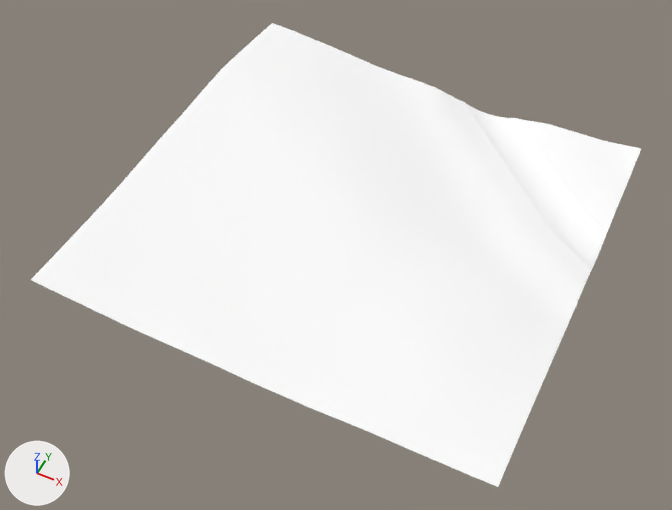
The glTF model games/yorimichi/assets/belmonte/meshes/SM_BM_BT_Terrain_0_2.glb: old version first, new version second.
The view is the same before and after, from a camera (50 mm lens) standing at (-744.0, -297.0, 384.0) and looking at (-901.0, 17.0, -8.0). Every picture has the same lights, and +X, +Y and +Z are marked at lower left. The first picture is the older version.

The scene before the commit, as lines of its bpy script (objects in view):
```python
me_sm_bt_terrain_0_2 = bpy.data.meshes.new('SM_BT_Terrain_0_2')
me_sm_bt_terrain_0_2.from_pydata(...)  # 1546 vertices, 2970 faces; spans x -1024.0..-768.0, y -88.0..168.0, z -6.0..22.0
me_sm_bt_terrain_0_2.materials.append(mat_bm_000_m_terrain_002)
ob_sm_bm_bt_terrain_0_2 = bpy.data.objects.new('SM_BM_BT_Terrain_0_2', me_sm_bt_terrain_0_2)
ob_sm_bm_bt_terrain_0_2.location = (0.0, 0.0, 0.0)
```
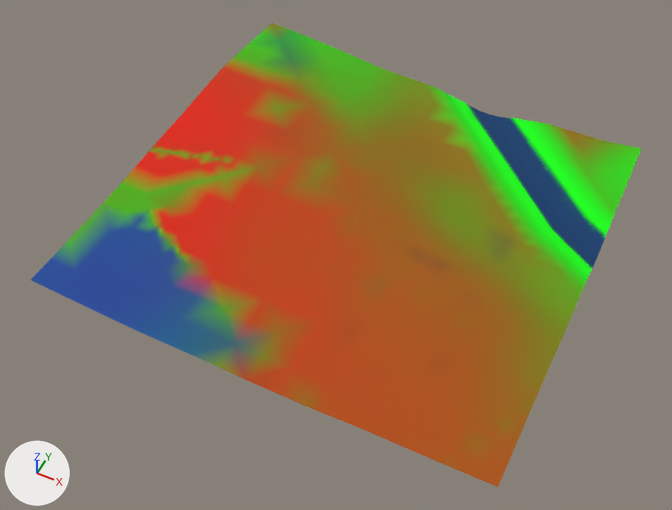
The edits, one by one:
me_sm_bt_terrain_0_2 has 1546 vertices, 2970 faces and spans x -1024.0..-768.0, y -88.0..168.0, z -6.0..22.0.
me_sm_bt_terrain_0_2 is used by ob_sm_bm_bt_terrain_0_2; location (0.0, 0.0, 0.0).
me_sm_bt_terrain_0_2 part 1: 1372 faces centred in x -1019.0..-769.0, y 52.0..167.0, z -4.0..20.0 are repainted in the vertex colours; the middle colour goes from white #ffffff to green #00fa00.
me_sm_bt_terrain_0_2 part 2: 536 faces centred in x -1023.0..-771.0, y -86.0..109.0, z 6.0..21.0 are repainted in the vertex colours; the middle colour goes from white #ffffff to brown #af4f00.
me_sm_bt_terrain_0_2 part 3: 621 faces centred in x -1019.0..-769.0, y -83.0..167.0, z -6.0..16.0 are repainted in the vertex colours; the middle colour goes from white #ffffff to dark blue #003a6c.
me_sm_bt_terrain_0_2 part 4: 441 faces centred in x -1024.0..-770.0, y -83.0..166.0, z -3.0..21.0 are repainted in the vertex colours; the middle colour goes from white #ffffff to yellow #768400.

Pixel boxes (x1, y1, x2, y2) of what changed, in the pictures (672 x 510 px):
part 1 of me_sm_bt_terrain_0_2, recoloured
    both: (236, 31, 642, 289)
part 2 of me_sm_bt_terrain_0_2, recoloured (white to brown)
    both: (137, 64, 532, 487)
part 3 of me_sm_bt_terrain_0_2, recoloured
    both: (31, 105, 606, 354)
part 4 of me_sm_bt_terrain_0_2, recoloured (darker)
    both: (50, 23, 615, 407)
